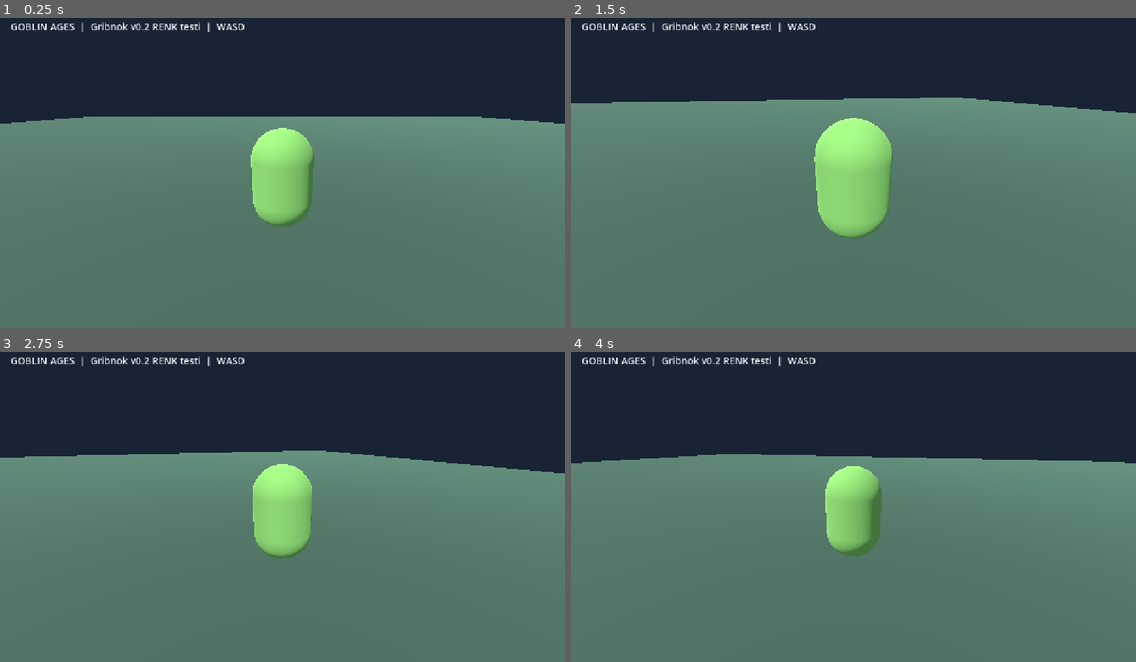
Above: before the commit, frames 1-4 (two rows, left to right).
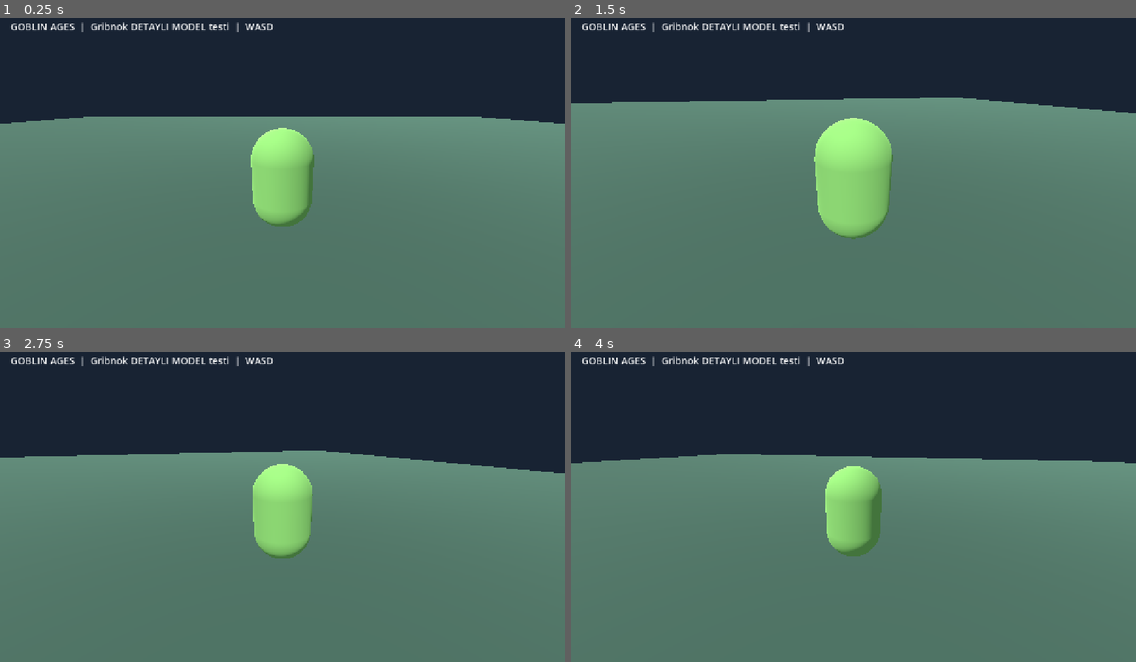
Above: after the commit, the same moments.

Repository: aydinsoylemez1903-beep/GoblinAges
Game: Godot game, scene res://scenes/main.tscn
The game is run twice, just before and just after one commit, with the same random seed, the same clock (stepped at 60 frames per second) and the same inputs.
Inputs:
- Up to frame 1 (0.25 s): no input
- Up to frame 2 (1.5 s): tap Enter at 0.5 s; hold D 0.53-1.28 s; hold S from 1.28 s (still down)
- Up to frame 3 (2.75 s): release S at 2.03 s; hold D from 2.03 s (still down)
- Up to frame 4 (4 s): release D at 2.78 s; hold W 2.78-3.53 s; hold A from 3.53 s (still down)

The runs differ from the first frame. In frame 1, 0.4% of the frame differs, in the area x 23-49%, y 1-5%; in frame 2, 0.4%; in frame 3, 0.4%; in frame 4, 0.4%.

Commit message:
Integrate new textured Gribnok GLB in Godot with original PBR material preservation and v0.2 fallback

Diff:
--- a/scripts/main.gd
+++ b/scripts/main.gd
@@ -37,28 +37,33 @@
     ground.material_override = mat
     add_child(ground)
 
-const GRIBNOK_MODEL := "res://assets/characters/gribnok/Gribnok_GoblinAges_sculpt_v0_2.glb"
+const GRIBNOK_MODEL := "res://assets/characters/gribnok/Gribnok_Final.glb"
+const GRIBNOK_OLD_MODEL := "res://assets/characters/gribnok/Gribnok_GoblinAges_sculpt_v0_2.glb"
 
 func _create_goblin() -> void:
     goblin = Node3D.new()
     goblin.name = "Gribnok"
     add_child(goblin)
-    if ResourceLoader.exists(GRIBNOK_MODEL):
-        var model_scene := load(GRIBNOK_MODEL) as PackedScene
+    var selected_path := GRIBNOK_MODEL if ResourceLoader.exists(GRIBNOK_MODEL) else GRIBNOK_OLD_MODEL
+    if ResourceLoader.exists(selected_path):
+        var model_scene := load(selected_path) as PackedScene
         if model_scene != null:
             var model := model_scene.instantiate() as Node3D
             if model != null:
                 model.name = "GribnokModel"
                 goblin.add_child(model)
-                # Normalize the full imported model to 1.5 meters tall.
                 var bounds := _model_bounds(model)
                 if bounds.size.y > 0.001:
-                    model.scale = Vector3.ONE * (1.5 / bounds.size.y)
-                    model.position = Vector3(-bounds.get_center().x, -bounds.position.y, -bounds.get_center().z) * model.scale.x
-                _fix_gribnok_materials(model)
-                print("Gribnok v0.2 material fix loaded.")
+                    var factor := 1.5 / bounds.size.y
+                    model.scale = Vector3.ONE * factor
+                    model.position = Vector3(-bounds.get_center().x, -bounds.position.y, -bounds.get_center().z) * factor
+                if selected_path == GRIBNOK_OLD_MODEL:
+                    _fix_gribnok_materials(model)
+                    push_warning("Old Gribnok v0.2 active. Place new GLB at " + GRIBNOK_MODEL)
+                else:
+                    print("Gribnok detailed textured GLB loaded: ", selected_path)
                 return
-    push_warning("Gribnok GLB missing; copy it to: " + GRIBNOK_MODEL)
+    push_warning("No Gribnok GLB found. Expected " + GRIBNOK_MODEL)
     _create_placeholder_goblin()
 
 # The v0.2 GLB stores its part colors in vertex attributes, with no PBR materials.
@@ -167,7 +172,7 @@
     var layer := CanvasLayer.new()
     add_child(layer)
     var label := Label.new()
-    label.text = "GOBLIN AGES  |  Gribnok v0.2 RENK testi  |  WASD"
+    label.text = "GOBLIN AGES  |  Gribnok DETAYLI MODEL testi  |  WASD"
     label.position = Vector2(24, 20)
     label.add_theme_font_size_override("font_size", 22)
     layer.add_child(label)
